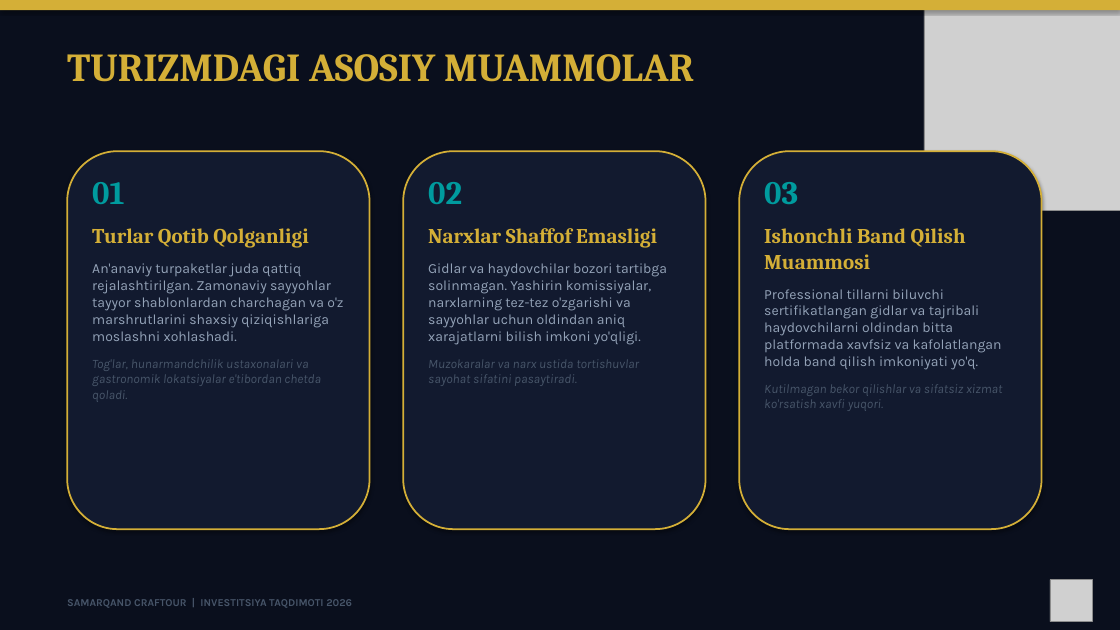
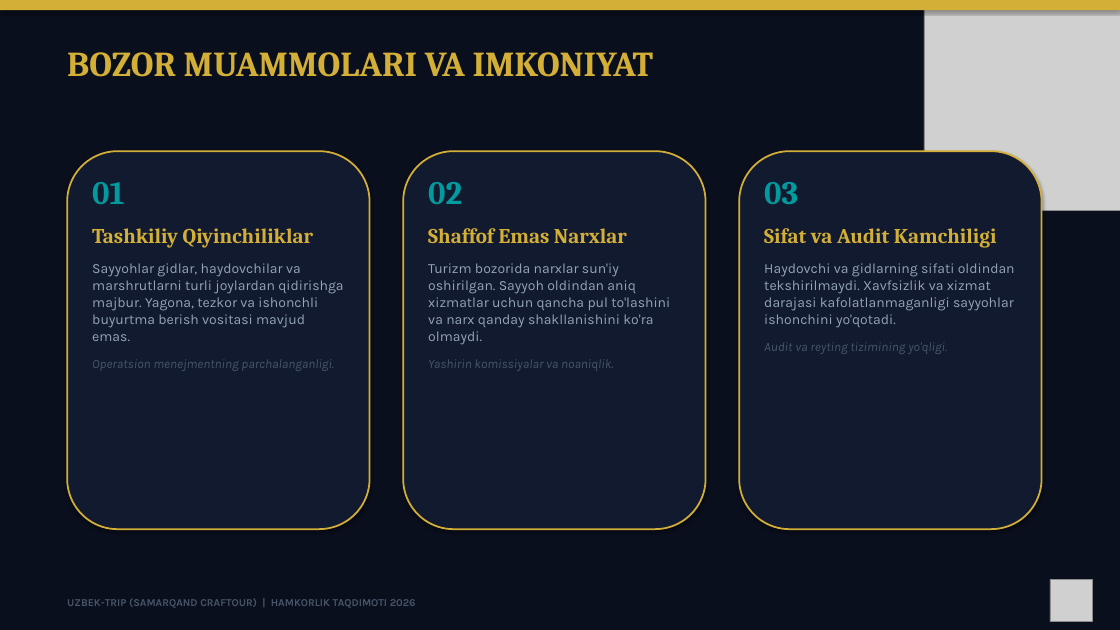
Before and after one commit to mikemukhriddin-hub/uzbek-trip-, a slide deck: slide 2 of Samarqand_CrafTour_Investor_Pitch_Deck.pptx. Drawn at 1120x630 pixels with LibreOffice and Linux fonts; fonts in the diff are those of the drawing; grey boxes stand for pictures. Boxes give left, top, right and bottom in pixels: in the first picture for what was removed or moved away, otherwise in the second. Text is boxed around its words. In the diff, an @@ line names an element or a change of style, - is before the commit and + after.

```diff
--- a/Samarqand_CrafTour_Investor_Pitch_Deck.pptx
+++ b/Samarqand_CrafTour_Investor_Pitch_Deck.pptx
@@ text at bbox=[67, 52, 654, 77]: text changed; size 34 to 30 pt @@
-TURIZMDAGI ASOSIY MUAMMOLAR
+BOZOR MUAMMOLARI VA IMKONIYAT
@@ text at bbox=[92, 228, 343, 371]: text changed @@
-Turlar Qotib Qolganligi
-An'anaviy turpaketlar juda qattiq rejalashtirilgan. Zamonaviy sayyohlar tayyor shablonlardan charchagan va o'z marshrutlarini shaxsiy qiziqishlariga moslashni xohlashadi.
-Tog'lar, hunarmandchilik ustaxonalari va gastronomik lokatsiyalar e'tibordan chetda qoladi.
+Tashkiliy Qiyinchiliklar
+Sayyohlar gidlar, haydovchilar va marshrutlarni turli joylardan qidirishga majbur. Yagona, tezkor va ishonchli buyurtma berish vositasi mavjud emas.
+Operatsion menejmentning parchalanganligi.
@@ text at bbox=[428, 228, 670, 371]: text changed @@
-Narxlar Shaffof Emasligi
-Gidlar va haydovchilar bozori tartibga solinmagan. Yashirin komissiyalar, narxlarning tez-tez o'zgarishi va sayyohlar uchun oldindan aniq xarajatlarni bilish imkoni yo'qligi.
-Muzokaralar va narx ustida tortishuvlar sayohat sifatini pasaytiradi.
+Shaffof Emas Narxlar
+Turizm bozorida narxlar sun'iy oshirilgan. Sayyoh oldindan aniq xizmatlar uchun qancha pul to'lashini va narx qanday shakllanishini ko'ra olmaydi.
+Yashirin komissiyalar va noaniqlik.
@@ text at bbox=[764, 228, 1015, 354]: text changed @@
-Ishonchli Band Qilish Muammosi
-Professional tillarni biluvchi sertifikatlangan gidlar va tajribali haydovchilarni oldindan bitta platformada xavfsiz va kafolatlangan holda band qilish imkoniyati yo'q.
-Kutilmagan bekor qilishlar va sifatsiz xizmat ko'rsatish xavfi yuqori.
+Sifat va Audit Kamchiligi
+Haydovchi va gidlarning sifati oldindan tekshirilmaydi. Xavfsizlik va xizmat darajasi kafolatlanmaganligi sayyohlar ishonchini yo'qotadi.
+Audit va reyting tizimining yo'qligi.
@@ text at bbox=[67, 599, 416, 608]: text changed @@
-SAMARQAND CRAFTOUR | INVESTITSIYA TAQDIMOTI 2026
+UZBEK-TRIP (SAMARQAND CRAFTOUR) | HAMKORLIK TAQDIMOTI 2026
```
Also in this commit, not shown: 1 other slide changed, 10 slides added, 6 slides removed, 2 other files.
